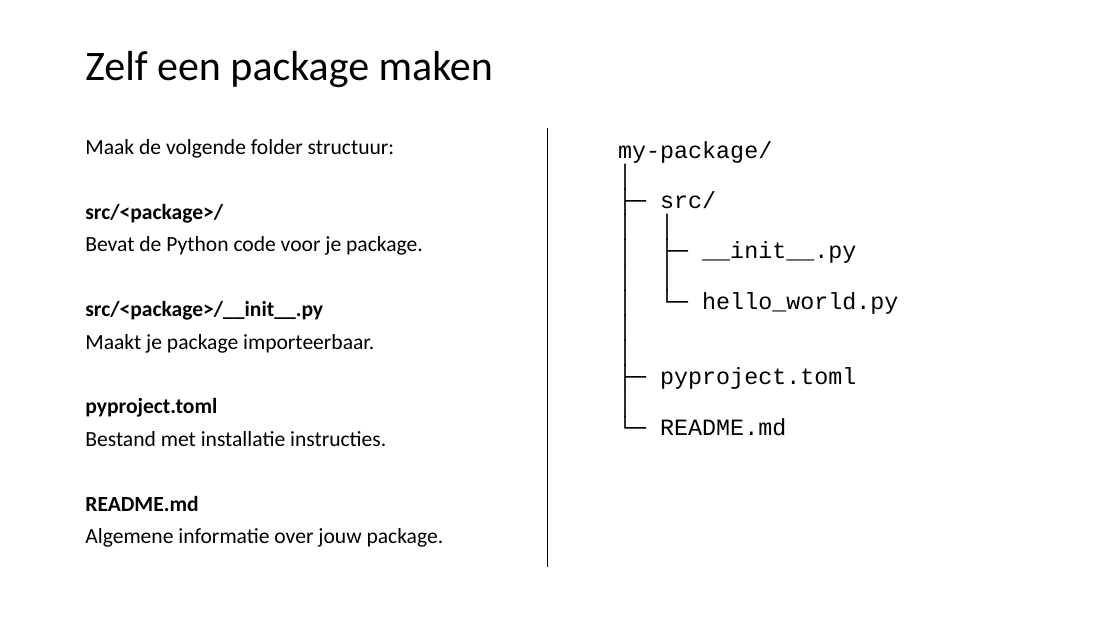
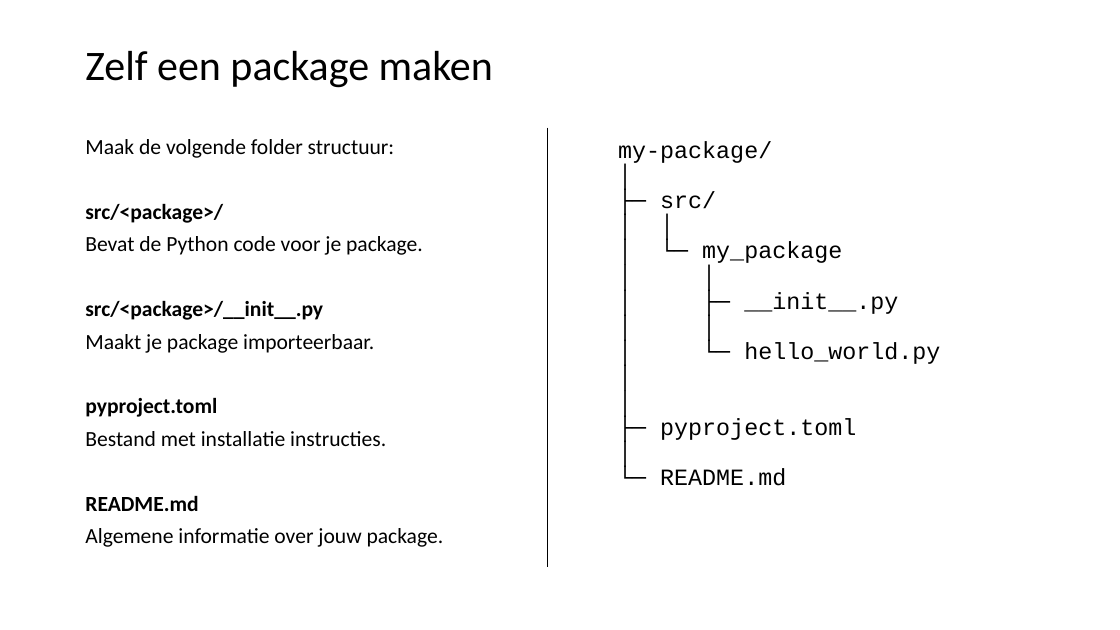
Before and after one commit to LFKoning/knowledge-sharing, a slide deck: slide 10 of python_trainees/1_basics_classes/python_traineeship_1.pptx. Drawn at 1120x630 pixels with LibreOffice and Linux fonts; fonts in the diff are those of the drawing. Boxes give left, top, right and bottom in pixels: in the first picture for what was removed or moved away, otherwise in the second. Text is boxed around its words. In the diff, an @@ line names an element or a change of style, - is before the commit and + after.

```diff
--- a/python_trainees/1_basics_classes/python_traineeship_1.pptx
+++ b/python_trainees/1_basics_classes/python_traineeship_1.pptx
@@ text at (702, 242, 842, 266): paragraphs added @@
+│ │
+│ └─ my_package
```
Also in this commit, not shown: 10 other slides changed, 2 other files.
